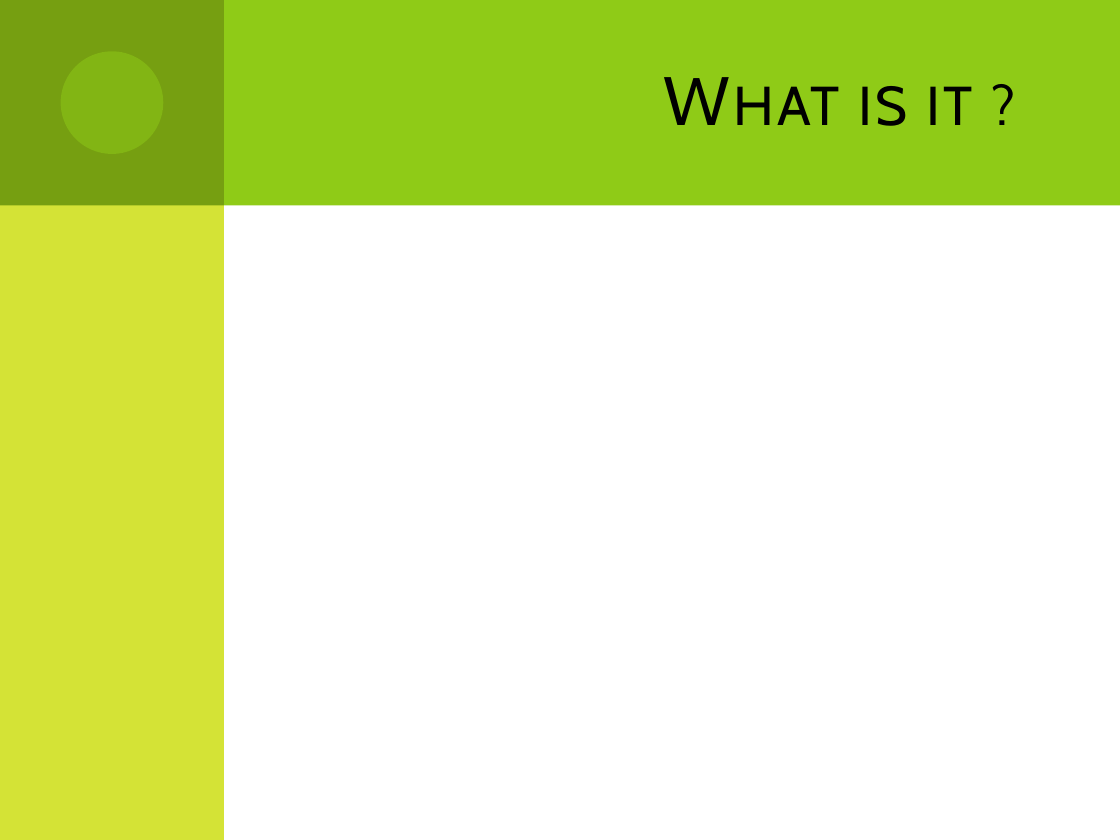
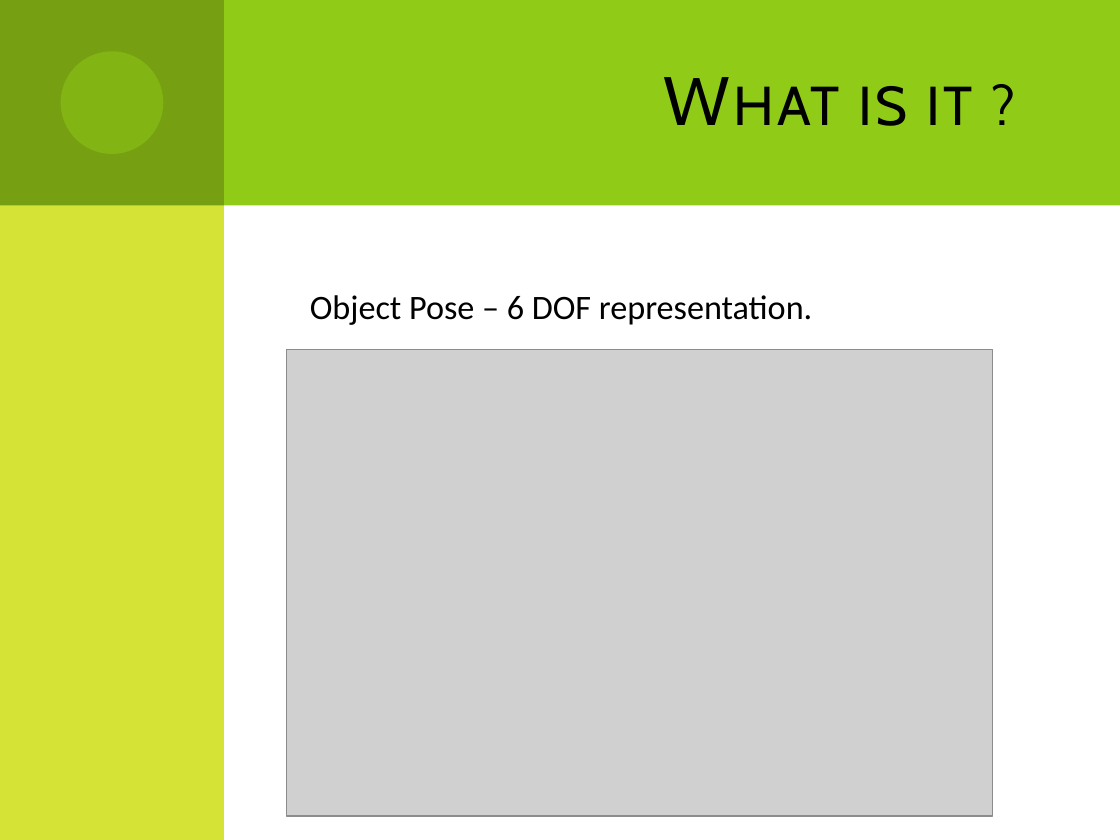
Before and after one commit to Dzess/ALFIRT, a slide deck: slide 2 of documentation/presentation/general_overview.pptx. Drawn at 1120x840 pixels with LibreOffice and Linux fonts; fonts in the diff are those of the drawing; grey boxes stand for pictures. Boxes give left, top, right and bottom in pixels: in the first picture for what was removed or moved away, otherwise in the second. Text is boxed around its words. In the diff, an @@ line names an element or a change of style, - is before the commit and + after.

```diff
--- a/documentation/presentation/general_overview.pptx
+++ b/documentation/presentation/general_overview.pptx
@@ text added at (310,295,812,325), 22 pt, text #000000 @@
+Object Pose – 6 DOF representation.
@@ picture added at (287,349,992,816) @@
```
Also in this commit, not shown: 9 other slides changed, 3 slides added, 1 slide removed, 2 other files.
